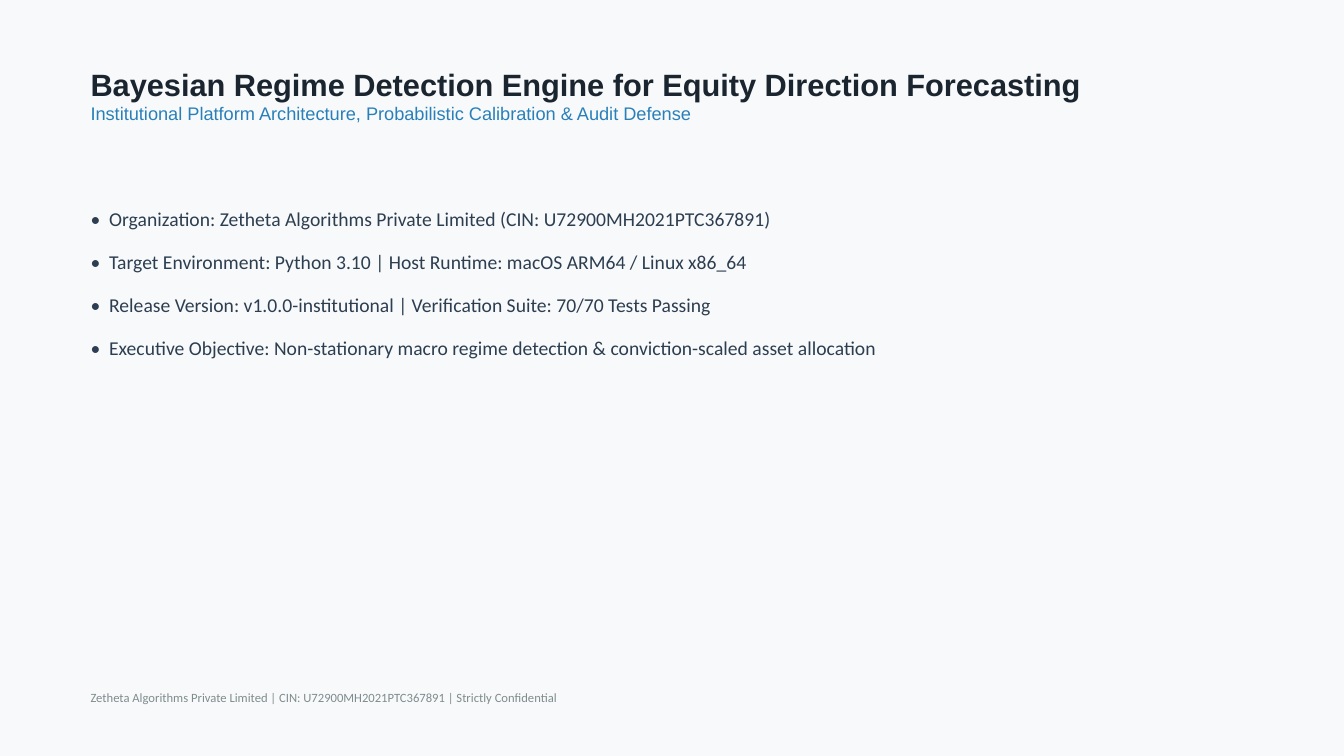
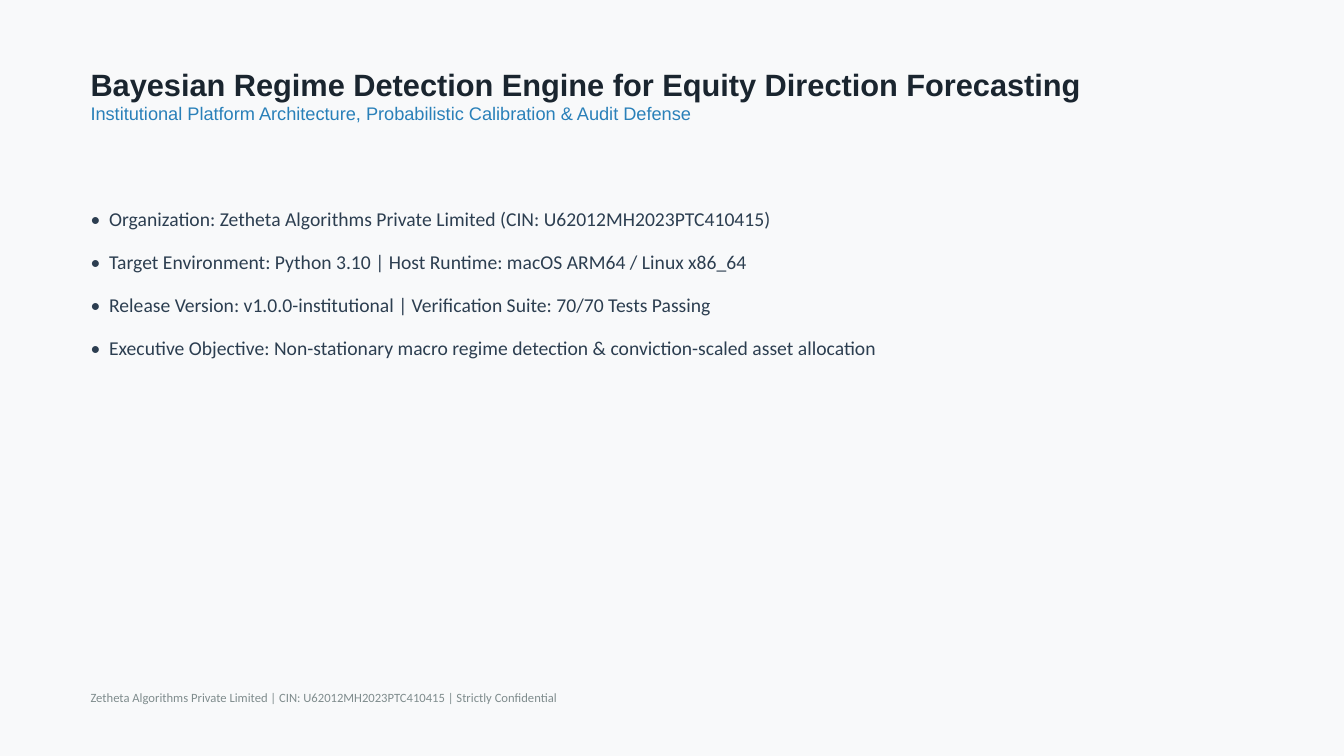
Before and after one commit to D12rocks/493561A-bayesian-regime-detection-engine, a slide deck: slide 1 of reports/final/FINAL_PRESENTATION.pptx. Drawn at 1344x756 pixels with LibreOffice and Linux fonts; fonts in the diff are those of the drawing. Boxes give left, top, right and bottom in pixels: in the first picture for what was removed or moved away, otherwise in the second. Text is boxed around its words. In the diff, an @@ line names an element or a change of style, - is before the commit and + after.

```diff
--- a/reports/final/FINAL_PRESENTATION.pptx
+++ b/reports/final/FINAL_PRESENTATION.pptx
@@ text at [109, 212, 770, 230]: text changed @@
-• Organization: Zetheta Algorithms Private Limited (CIN: U72900MH2021PTC367891)
+• Organization: Zetheta Algorithms Private Limited (CIN: U62012MH2023PTC410415)
@@ text at [91, 693, 557, 704]: text changed @@
-Zetheta Algorithms Private Limited | CIN: U72900MH2021PTC367891 | Strictly Confidential
+Zetheta Algorithms Private Limited | CIN: U62012MH2023PTC410415 | Strictly Confidential
```
Also in this commit, not shown: 18 other slides changed, 25 other files.
